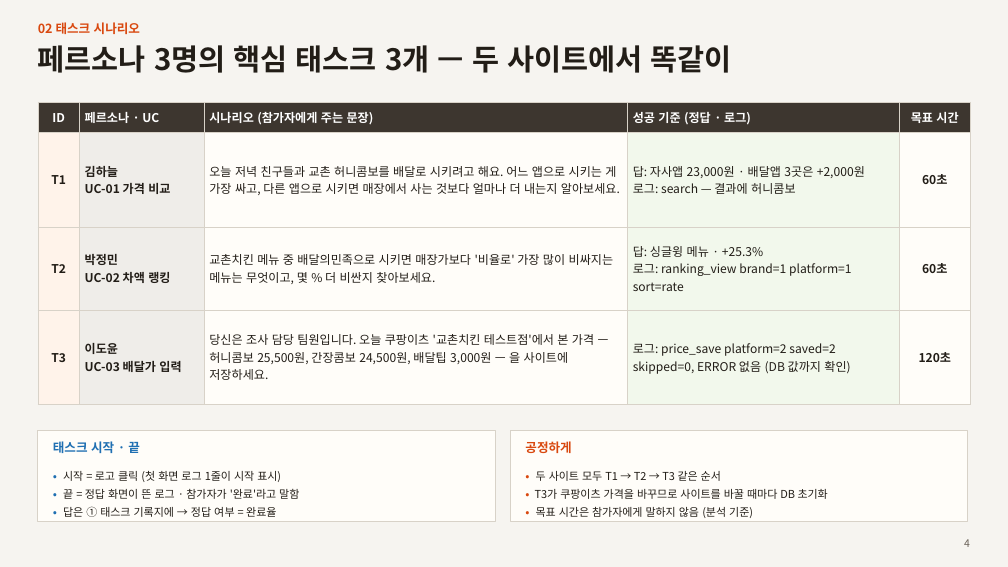
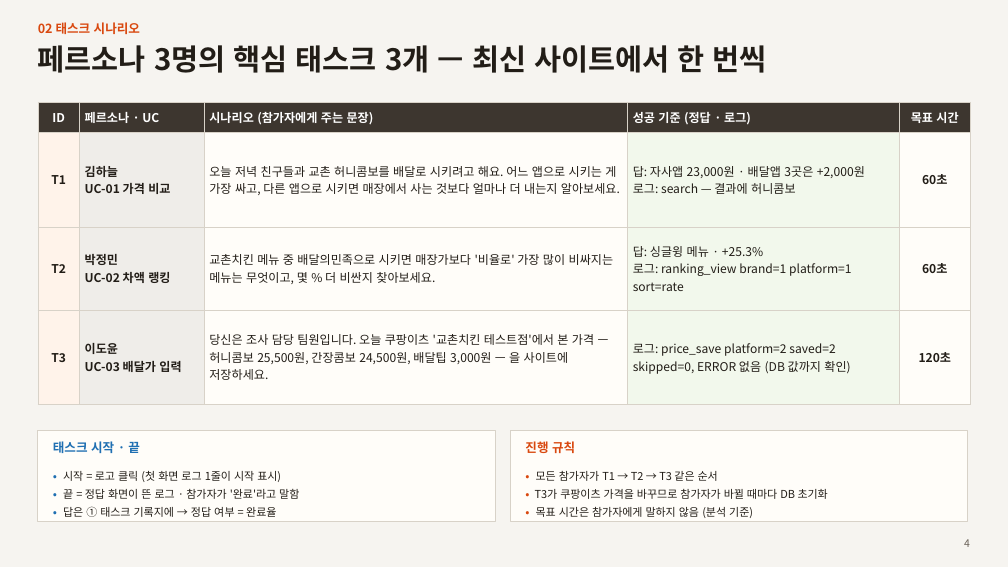
Before and after one commit to rhsiddlrnl/price-gap, a slide deck: slide 4 of 테스트계획_발표자료.pptx. Drawn at 1008x567 pixels with LibreOffice and Linux fonts; fonts in the diff are those of the drawing. Boxes give left, top, right and bottom in pixels: in the first picture for what was removed or moved away, otherwise in the second. Text is boxed around its words. In the diff, an @@ line names an element or a change of style, - is before the commit and + after.

Commit message:
테스트계획 발표자료: 기본/개선 비교 대신 최신 사이트 하나로 테스트
- 3쪽 : '기본 vs 개선' 표 → 테스트 대상 화면 3개(가격 비교 · 차액 랭킹 · 배달가 입력) + 확인할 것 + 태스크·요구
- 2·4·5쪽 : 순서 효과 상쇄 · 사이트별 진행 삭제, 참가자마다 DB 초기화 · 새 시크릿 창
- 6~8쪽 : 로그 지표를 사이트 비교 대신 태스크별 결과 · 목표 시간 기준으로, I열 = 참가자 번호
- 10~13쪽 : 설문지 구성을 사이트 1개 기준으로, 진행 순서 1인 약 15분
- 발표자 노트도 같은 내용으로 수정

```diff
--- a/테스트계획_발표자료.pptx
+++ b/테스트계획_발표자료.pptx
@@ text at (38, 45, 767, 73): text changed @@
-페르소나 3명의 핵심 태스크 3개 — 두 사이트에서 똑같이
+페르소나 3명의 핵심 태스크 3개 — 최신 사이트에서 한 번씩
@@ text at (525, 441, 575, 453): text changed @@
-공정하게
+진행 규칙
@@ text at (535, 471, 828, 499): text changed @@
-• 두 사이트 모두 T1 → T2 → T3 같은 순서
-• T3가 쿠팡이츠 가격을 바꾸므로 사이트를 바꿀 때마다 DB 초기화
+• 모든 참가자가 T1 → T2 → T3 같은 순서
+• T3가 쿠팡이츠 가격을 바꾸므로 참가자가 바뀔 때마다 DB 초기화
```
Also in this commit, not shown: 10 other slides changed, 1 other file.
